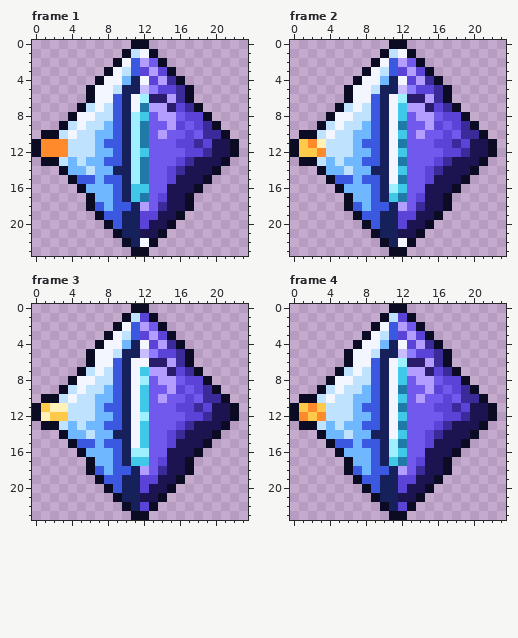
A pixel-art file gets an edit: games/galaxy/art/probes/prism.aseprite. This is how it looked before the edit.
24x24 pixels, 4 frames. Colours within 5 levels of each other are drawn and written as one. Shown: frame 1, frame 2, frame 3, frame 4.
Now the later version:
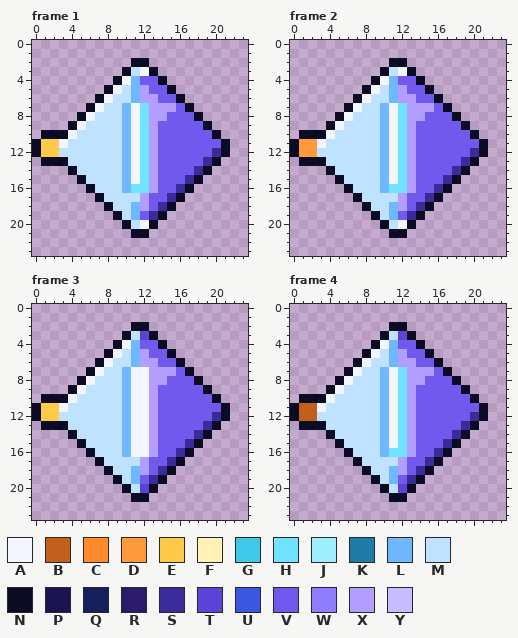
Palette (. is transparent): A #f3f5ff  B #c25f1c  C #ff8a2c  D #ff9a3c  E #ffc94a  F #fff1b8  G #3fc8e8  H #6fe3ff  J #9ff0ff  K #1f7aa8  L #6fb7ff  M #bfe3ff  N #0b0c24  P #1c1450  Q #16205a  R #2a1c6a  S #3a2a9a  T #5a43d6  U #3a58e0  V #7259ee  W #8f7cff  X #b39dff  Y #c9bcff
What changed:
Changed rows in their new state; - is an unchanged pixel.
Frame 1, layers "luces", "casco":
first column x 1:
 0 ----------..----------
 1 ---------....---------
 2 --------..NN..--------
 3 -------..NMAN..-------
 4 ------..NALVVN..------
 5 -----..NAMLXVVN..-----
 6 -----.N-MMLXXVVN.-----
 7 ----.N--ML-H--XVN.----
 8 ---.N---MLAHX-V-VN.---
 9 --.N---MMLAHX-VV-VN.--
10 --N---MMMLAHXV--V-VN.-
11 EEA---MMMLAHX--VVVVVN.
12 EEM---MMMLAHX---VVVSN.
13 --NM-MMMMLAHX--VVVSN.-
14 --.NM-MMMLAHX-VVVSN.--
15 ---.NMMMMLAHX-VVSN.---
16 ----.NMMMLHHX-VSN.----
17 -----.NMMMMX-VSN.-----
18 -----..NMML---N..-----
19 ------..NMLVSN..------
20 -------..NMAN..-------
21 --------..NN..--------
22 ---------....---------
23 ----------..----------
Frame 2, layers "luces", "casco":
first column x 1:
 0 ----------..----------
 1 ---------....---------
 2 --------..NN..--------
 3 -------..NMAN..-------
 4 ------..NALVVN..------
 5 -----..NAMLXVVN..-----
 6 -----.N-MMLXXVVN.-----
 7 ----.N--ML-H--XVN.----
 8 ---.N---ML-HX-V-VN.---
 9 --.N---MML-HX-VV-VN.--
10 --N---MMML-HXV--V-VN.-
11 DDA---MMML-HX--VVVVVN.
12 DDM---MMML-HX---VVVSN.
13 --NM-MMMML-HX--VVVSN.-
14 --.NM-MMML-HX-VVVSN.--
15 ---.NMMMML-HX-VVSN.---
16 ----.NMMMLHHX-VSN.----
17 -----.NMMMMX-VSN.-----
18 -----..NMML---N..-----
19 ------..NMLVSN..------
20 -------..NMAN..-------
21 --------..NN..--------
22 ---------....---------
23 ----------..----------
Frame 3, layers "luces", "casco":
first column x 1:
 0 ----------..----------
 1 ---------....---------
 2 --------..NN..--------
 3 -------..NM-N..-------
 4 ------..NALVVN..------
 5 -----..NAMLXVVN..-----
 6 -----.N-MMLXXVVN.-----
 7 ----.N--ML-A--XVN.----
 8 ---.N---ML-AX-V-VN.---
 9 --.N---MML-AX-VV-VN.--
10 --N---MMML-AXV--V-VN.-
11 -EA---MMML-AX--VVVVVN.
12 E-M---MMML-AX---VVVSN.
13 --NM-MMMML-AX--VVVSN.-
14 --.NM-MMML-AX-VVVSN.--
15 ---.NMMMML-AX-VVSN.---
16 ----.NMMMLAAX-VSN.----
17 -----.NMMMMX-VSN.-----
18 -----..NMML---N..-----
19 ------..NMLVSN..------
20 -------..NM-N..-------
21 --------..NN..--------
22 ---------....---------
23 ----------..----------
Frame 4, layers "luces", "casco":
first column x 1:
 0 ----------..----------
 1 ---------....---------
 2 --------..NN..--------
 3 -------..NM-N..-------
 4 ------..NALVVN..------
 5 -----..NAMLXVVN..-----
 6 -----.N-MMLXXVVN.-----
 7 ----.N--ML-H--XVN.----
 8 ---.N---ML-HX-V-VN.---
 9 --.N---MML-HX-VV-VN.--
10 --N---MMML-HXV--V-VN.-
11 BBA---MMML-HX--VVVVVN.
12 BBM---MMML-HX---VVVSN.
13 --NM-MMMML-HX--VVVSN.-
14 --.NM-MMML-HX-VVVSN.--
15 ---.NMMMMLAHX-VVSN.---
16 ----.NMMMLHHX-VSN.----
17 -----.NMMMMX-VSN.-----
18 -----..NMML---N..-----
19 ------..NMLVSN..------
20 -------..NM-N..-------
21 --------..NN..--------
22 ---------....---------
23 ----------..----------
